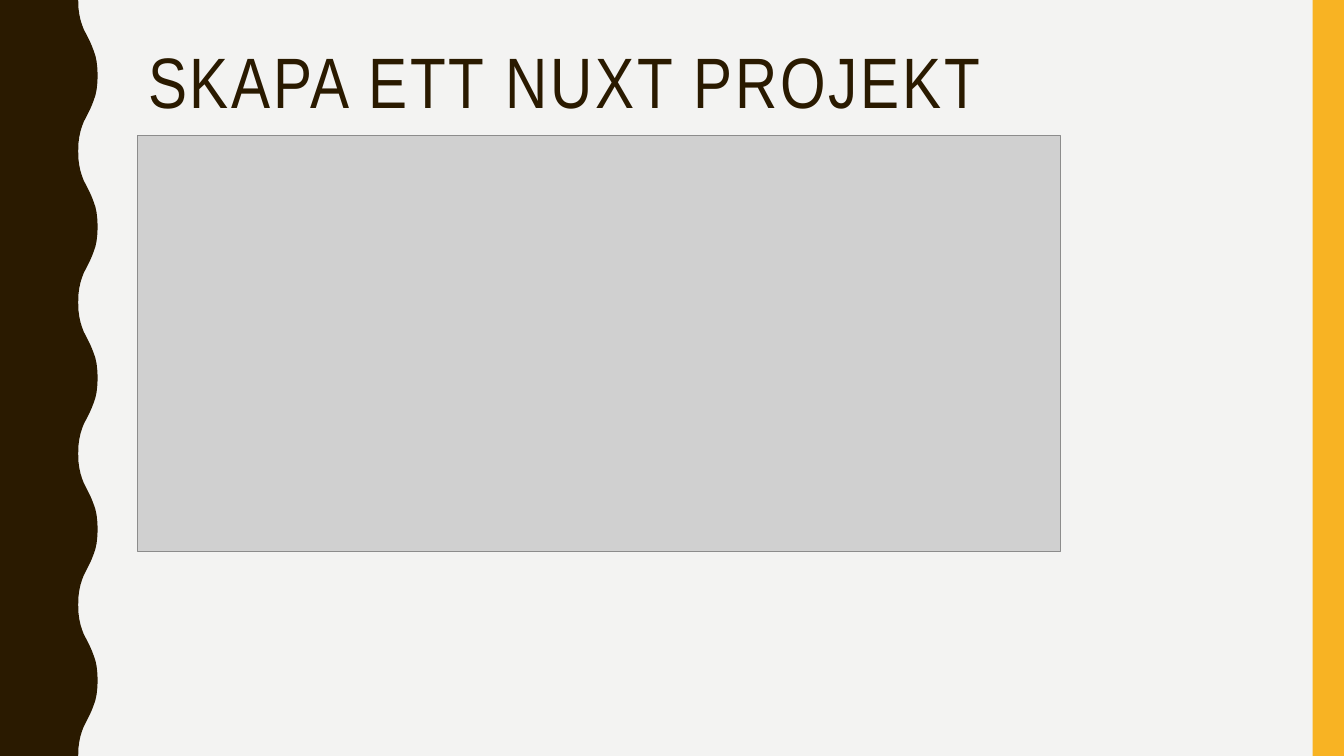
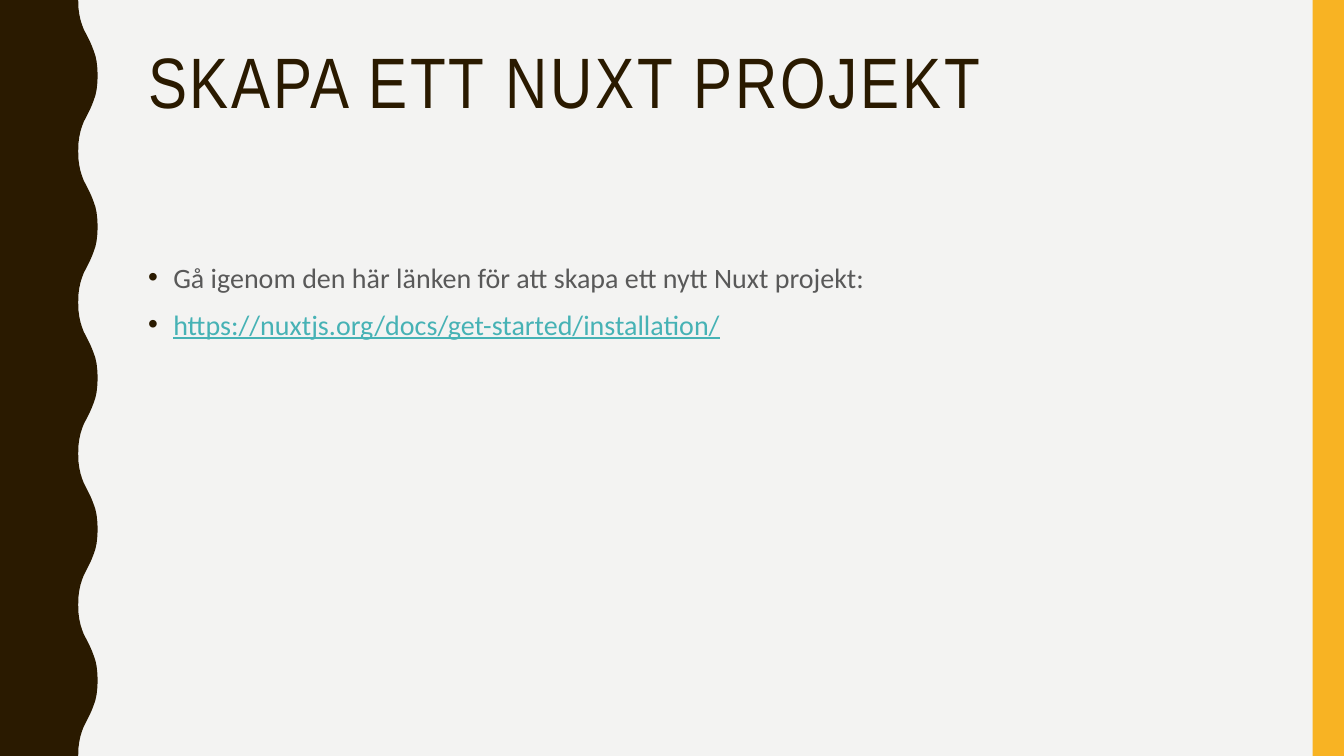
Before and after one commit to abbjetmus/220S-Nuxt, a slide deck: slide 7 of Bygga-Blogg.pptx. Drawn at 1344x756 pixels with LibreOffice and Linux fonts; fonts in the diff are those of the drawing; grey boxes stand for pictures. Boxes give left, top, right and bottom in pixels: in the first picture for what was removed or moved away, otherwise in the second. Text is boxed around its words. In the diff, an @@ line names an element or a change of style, - is before the commit and + after.

```diff
--- a/Bygga-Blogg.pptx
+++ b/Bygga-Blogg.pptx
@@ picture removed at (138,136,1062,552) @@
@@ text added at (173,268,864,340), 20 pt, text #595959 @@
+• Gå igenom den här länken för att skapa ett nytt Nuxt projekt:
+• https://nuxtjs.org/docs/get-started/installation/
```
Also in this commit, not shown: 4 other slides changed, 1 slide removed, 1 other file.
